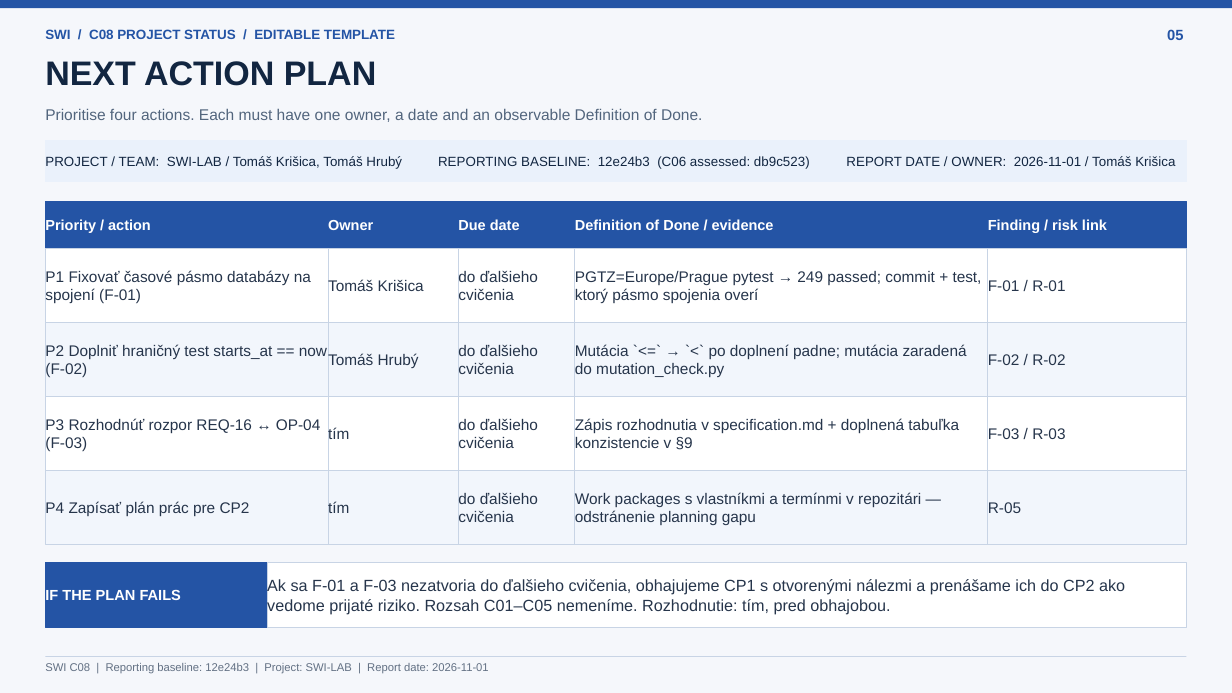
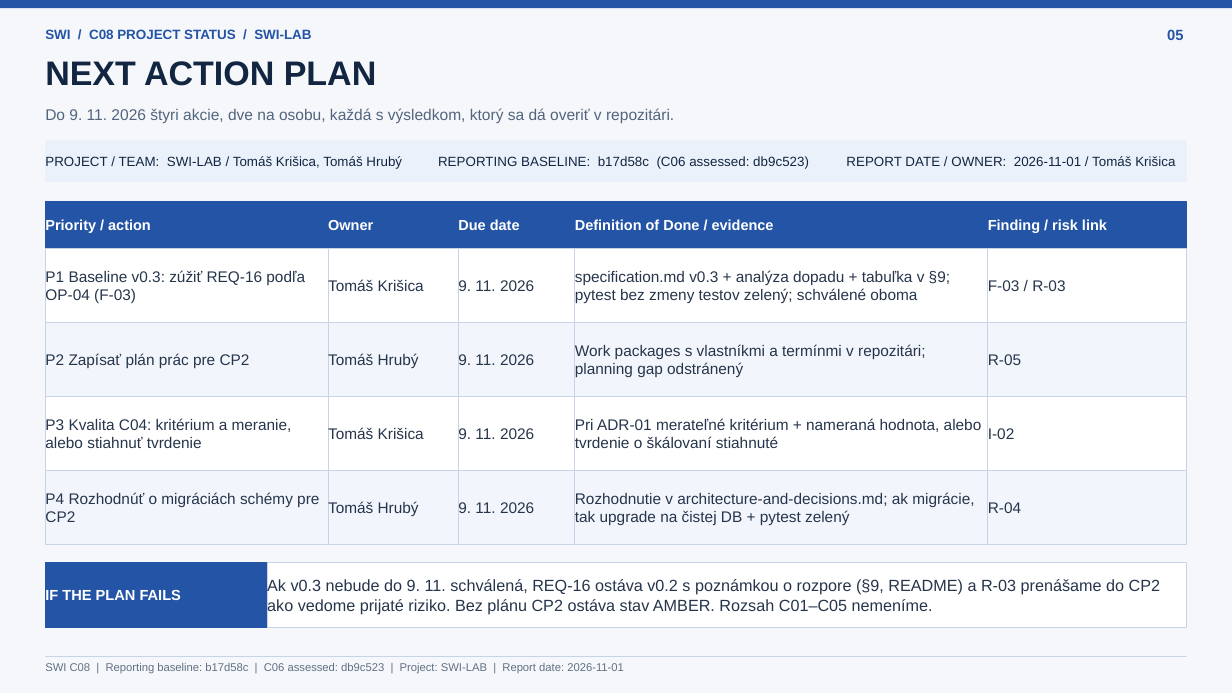
Before and after one commit to thspowered/SWI-LAB, a slide deck: slide 5 of docs/SWI-LAB_C08_Project_Status.pptx. Drawn at 1232x693 pixels with LibreOffice and Linux fonts; fonts in the diff are those of the drawing. Boxes give left, top, right and bottom in pixels: in the first picture for what was removed or moved away, otherwise in the second. Text is boxed around its words. In the diff, an @@ line names an element or a change of style, - is before the commit and + after.

```diff
--- a/docs/SWI-LAB_C08_Project_Status.pptx
+++ b/docs/SWI-LAB_C08_Project_Status.pptx
@@ text at [45, 29, 311, 39]: text changed @@
-SWI / C08 PROJECT STATUS / EDITABLE TEMPLATE
+SWI / C08 PROJECT STATUS / SWI-LAB
@@ text at [45, 108, 674, 123]: text changed @@
-Prioritise four actions. Each must have one owner, a date and an observable Definition of Done.
+Do 9. 11. 2026 štyri akcie, dve na osobu, každá s výsledkom, ktorý sa dá overiť v repozitári.
@@ text in rectangle at [438, 156, 809, 169]: text changed @@
-REPORTING BASELINE: 12e24b3 (C06 assessed: db9c523)
+REPORTING BASELINE: b17d58c (C06 assessed: db9c523)
@@ text in rectangle at [45, 270, 305, 304]: text changed @@
-P1 Fixovať časové pásmo databázy na spojení (F-01)
+P1 Baseline v0.3: zúžiť REQ-16 podľa OP-04 (F-03)
@@ text in rectangle at [458, 279, 534, 295]: text changed @@
-do ďalšieho cvičenia
+9. 11. 2026
@@ text in rectangle at [575, 270, 950, 304]: text changed @@
-PGTZ=Europe/Prague pytest → 249 passed; commit + test, ktorý pásmo spojenia overí
+specification.md v0.3 + analýza dopadu + tabuľka v §9; pytest bez zmeny testov zelený; schválené oboma
@@ text in rectangle at [988, 280, 1065, 291]: text changed @@
-F-01 / R-01
+F-03 / R-03
@@ text in rectangle at [45, 353, 250, 369]: text changed @@
-P2 Doplniť hraničný test starts_at == now (F-02)
+P2 Zapísať plán prác pre CP2
@@ text in rectangle at [458, 353, 534, 369]: text changed @@
-do ďalšieho cvičenia
+9. 11. 2026
@@ text in rectangle at [575, 344, 925, 377]: text changed @@
-Mutácia `<=` → `<` po doplnení padne; mutácia zaradená do mutation_check.py
+Work packages s vlastníkmi a termínmi v repozitári; planning gap odstránený
@@ text in rectangle at [988, 354, 1021, 365]: text changed @@
-F-02 / R-02
+R-05
@@ text in rectangle at [45, 417, 292, 452]: text changed @@
-P3 Rozhodnúť rozpor REQ-16 ↔ OP-04 (F-03)
+P3 Kvalita C04: kritérium a meranie, alebo stiahnuť tvrdenie
@@ text in rectangle at [575, 418, 982, 448]: text changed @@
-Zápis rozhodnutia v specification.md + doplnená tabuľka konzistencie v §9
+Pri ADR-01 merateľné kritérium + nameraná hodnota, alebo tvrdenie o škálovaní stiahnuté
@@ text in rectangle at [328, 427, 424, 443]: text changed @@
-tím
+Tomáš Krišica
@@ text in rectangle at [458, 427, 534, 443]: text changed @@
-do ďalšieho cvičenia
+9. 11. 2026
@@ text in rectangle at [988, 428, 1014, 439]: text changed @@
-F-03 / R-03
+I-02
@@ text in rectangle at [45, 491, 319, 526]: text changed @@
-P4 Zapísať plán prác pre CP2
+P4 Rozhodnúť o migráciách schémy pre CP2
@@ text in rectangle at [328, 501, 419, 517]: text changed @@
-tím
+Tomáš Hrubý
@@ text in rectangle at [458, 501, 534, 517]: text changed @@
-do ďalšieho cvičenia
+9. 11. 2026
@@ text in rectangle at [575, 492, 974, 525]: text changed @@
-Work packages s vlastníkmi a termínmi v repozitári — odstránenie planning gapu
+Rozhodnutie v architecture-and-decisions.md; ak migrácie, tak upgrade na čistej DB + pytest zelený
@@ text in rectangle at [988, 502, 1021, 513]: text changed @@
-R-05
+R-04
@@ text in rectangle at [267, 578, 1160, 615]: text changed @@
-Ak sa F-01 a F-03 nezatvoria do ďalšieho cvičenia, obhajujeme CP1 s otvorenými nálezmi a prenášame ich do CP2 ako vedome prijaté riziko. Rozsah C01–C05 nemeníme. Rozhodnutie: tím, pred obhajobou.
+Ak v0.3 nebude do 9. 11. schválená, REQ-16 ostáva v0.2 s poznámkou o rozpore (§9, README) a R-03 prenášame do CP2 ako vedome prijaté riziko. Bez plánu CP2 ostáva stav AMBER. Rozsah C01–C05 nemeníme.
@@ text at [45, 663, 624, 674]: text changed @@
-SWI C08 | Reporting baseline: 12e24b3 | Project: SWI-LAB | Report date: 2026-11-01
+SWI C08 | Reporting baseline: b17d58c | C06 assessed: db9c523 | Project: SWI-LAB | Report date: 2026-11-01
```
Also in this commit, not shown: 5 other slides changed.
